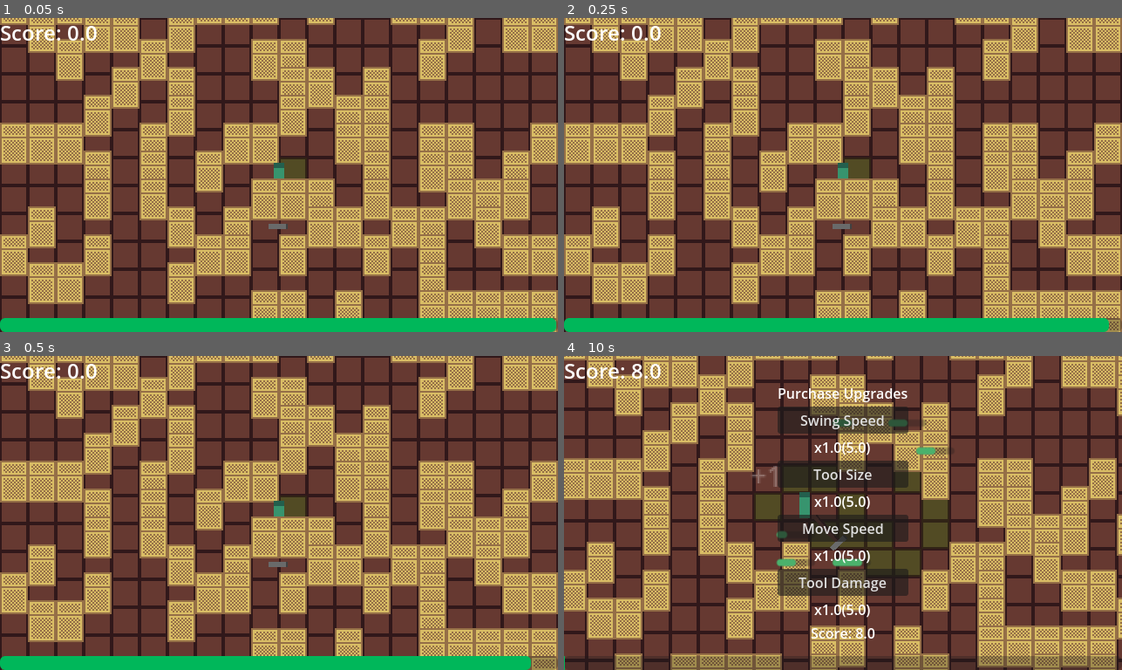
Above: before the commit, frames 1-4 (two rows, left to right).
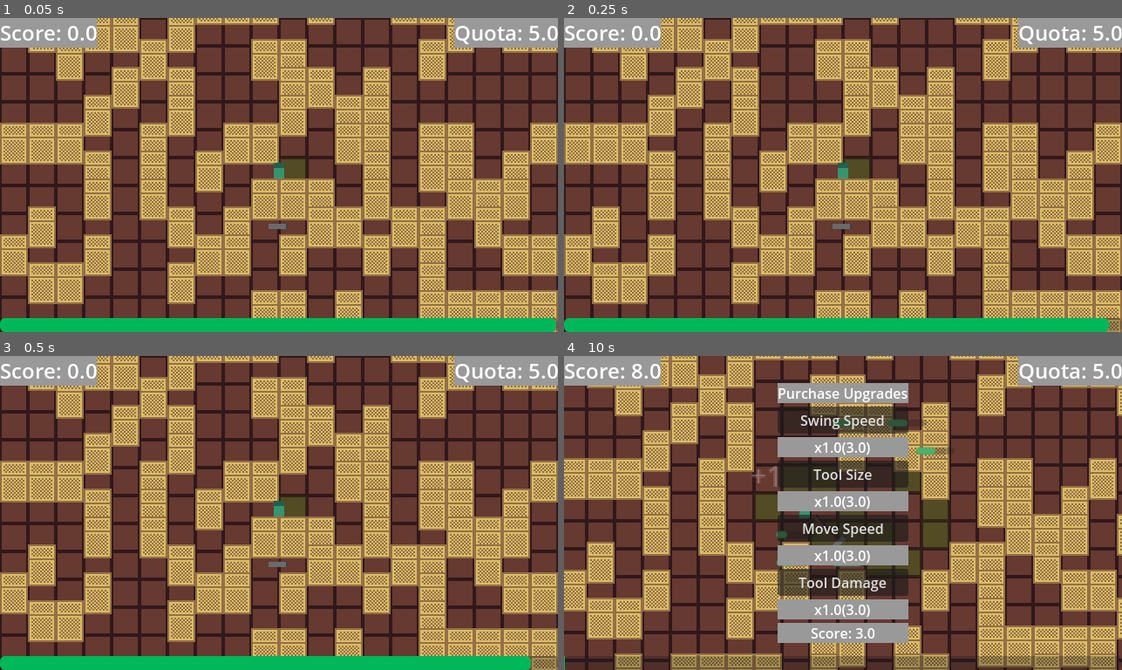
Above: after the commit, the same moments.

Repository: shuofsin/notsowingsimulator
Game: Godot game, scene res://Scenes/Worlds/test_world.tscn
Same seed, same stepped clock (60 frames per second), same inputs: the game is played once before the commit and once after it.
Inputs (mouse positions are in pixels of both pictures, inside the frame that each line leads up to):
- Up to frame 1 (0.05 s): no input
- Up to frame 2 (0.25 s): no input
- Up to frame 3 (0.5 s): no input
- Up to frame 4 (10 s): move the mouse to (965, 497) at 0.52 s; hold D (move_right) 0.53-1.28 s; click (965, 497) at 0.6 s; move the mouse to (731, 528) at 1.27 s; hold S (move_down) 1.28-2.03 s; click (731, 528) at 1.35 s; move the mouse to (898, 443) at 2.02 s; hold D (move_right) 2.03-2.78 s; click (898, 443) at 2.1 s; move the mouse to (815, 575) at 2.77 s; hold W (move_up) 2.78-3.53 s; click (815, 575) at 2.85 s; move the mouse to (1010, 560) at 3.52 s; hold A (move_left) 3.53-5.03 s; click (1010, 560) at 3.6 s; move the mouse to (675, 465) at 4.27 s; click (675, 465) at 4.35 s; move the mouse to (870, 513) at 5.02 s; hold S (move_down) 5.03-5.78 s; click (870, 513) at 5.1 s; move the mouse to (759, 434) at 5.77 s; hold D (move_right) 5.78-6.53 s; click (759, 434) at 5.85 s; move the mouse to (965, 497) at 6.52 s; hold W (move_up) 6.53-7.28 s; click (965, 497) at 6.6 s; move the mouse to (731, 528) at 7.27 s; hold D (move_right) 7.28-8.03 s; click (731, 528) at 7.35 s; move the mouse to (898, 443) at 8.02 s; hold S (move_down) 8.03-8.78 s; click (898, 443) at 8.1 s; move the mouse to (815, 575) at 8.77 s; hold A (move_left) 8.78-9.53 s; click (815, 575) at 8.85 s; move the mouse to (1010, 560) at 9.52 s; hold W (move_up) from 9.53 s (still down); click (1010, 560) at 9.6 s

The runs differ from the first frame. In frame 1, 3.2% of the frame differs, in the area x 0-100%, y 0-10%; in frame 2, 3.2%; in frame 3, 3.2%; in frame 4, 12%, in the area x 0-100%, y 0-92%.

Commit message:
Scaling, ui, and slight refactor

Diff:
--- a/Scenes/GUI/score.tscn
+++ b/Scenes/GUI/score.tscn
@@ -1,6 +1,10 @@
-[gd_scene load_steps=2 format=3 uid="uid://dtfp4qw160bvq"]
+[gd_scene load_steps=4 format=3 uid="uid://dtfp4qw160bvq"]
 
 [ext_resource type="Script" uid="uid://wn32oo6yr7be" path="res://Scripts/GUI/score.gd" id="1_b33dj"]
+
+[sub_resource type="StyleBoxFlat" id="StyleBoxFlat_b33dj"]
+
+[sub_resource type="StyleBoxFlat" id="StyleBoxFlat_iy1wj"]
 
 [node name="Score" type="CanvasLayer"]
 layer = 2
@@ -12,4 +16,18 @@
 offset_right = 40.0
 offset_bottom = 23.0
 theme_override_font_sizes/font_size = 24
+theme_override_styles/normal = SubResource("StyleBoxFlat_b33dj")
 text = "Score:"
+
+[node name="QuotaLabel" type="Label" parent="."]
+unique_name_in_owner = true
+anchors_preset = 1
+anchor_left = 1.0
+anchor_right = 1.0
+offset_left = -40.0
+offset_bottom = 23.0
+grow_horizontal = 0
+theme_override_font_sizes/font_size = 24
+theme_override_styles/normal = SubResource("StyleBoxFlat_iy1wj")
+text = "Quota: "
+horizontal_alignment = 2
--- a/Scenes/GUI/upgrade_screen.tscn
+++ b/Scenes/GUI/upgrade_screen.tscn
@@ -1,6 +1,18 @@
-[gd_scene load_steps=2 format=3 uid="uid://dom5n6h1hyxmo"]
+[gd_scene load_steps=8 format=3 uid="uid://dom5n6h1hyxmo"]
 
 [ext_resource type="Script" uid="uid://dayirqt8iecj2" path="res://Scripts/GUI/upgrade_screen.gd" id="1_mc7gl"]
+
+[sub_resource type="StyleBoxFlat" id="StyleBoxFlat_occpb"]
+
+[sub_resource type="StyleBoxFlat" id="StyleBoxFlat_mc7gl"]
+
+[sub_resource type="StyleBoxFlat" id="StyleBoxFlat_yonoe"]
+
+[sub_resource type="StyleBoxFlat" id="StyleBoxFlat_ggui3"]
+
+[sub_resource type="StyleBoxFlat" id="StyleBoxFlat_pr2i6"]
+
+[sub_resource type="StyleBoxFlat" id="StyleBoxFlat_s7gvy"]
 
 [node name="UpgradeScreen" type="CanvasLayer"]
 layer = 3
@@ -21,6 +33,7 @@
 
 [node name="TitleLabel" type="Label" parent="VBoxContainer"]
 layout_mode = 2
+theme_override_styles/normal = SubResource("StyleBoxFlat_occpb")
 text = "Purchase Upgrades"
 
 [node name="SwingContainer" type="VBoxContainer" parent="VBoxContainer"]
@@ -34,6 +47,7 @@
 [node name="SwingLabel" type="Label" parent="VBoxContainer/SwingContainer"]
 unique_name_in_owner = true
 layout_mode = 2
+theme_override_styles/normal = SubResource("StyleBoxFlat_mc7gl")
 text = "1.0"
 horizontal_alignment = 1
 
@@ -49,6 +63,7 @@
 [node name="ToolLabel" type="Label" parent="VBoxContainer/ToolContainer"]
 unique_name_in_owner = true
 layout_mode = 2
+theme_override_styles/normal = SubResource("StyleBoxFlat_yonoe")
 text = "1.0"
 horizontal_alignment = 1
 
@@ -64,6 +79,7 @@
 [node name="SpeedLabel" type="Label" parent="VBoxContainer/SpeedContainer"]
 unique_name_in_owner = true
 layout_mode = 2
+theme_override_styles/normal = SubResource("StyleBoxFlat_ggui3")
 text = "1.0"
 horizontal_alignment = 1
 
@@ -79,11 +95,13 @@
 [node name="DamageLabel" type="Label" parent="VBoxContainer/DamageContainer"]
 unique_name_in_owner = true
 layout_mode = 2
+theme_override_styles/normal = SubResource("StyleBoxFlat_pr2i6")
 text = "1.0"
 horizontal_alignment = 1
 
 [node name="ScoreLabel" type="Label" parent="VBoxContainer"]
 unique_name_in_owner = true
 layout_mode = 2
+theme_override_styles/normal = SubResource("StyleBoxFlat_s7gvy")
 text = "Wheat: 100"
 horizontal_alignment = 1
--- a/Scripts/Enemy/phantom_spawner.gd
+++ b/Scripts/Enemy/phantom_spawner.gd
@@ -1,14 +1,14 @@
 extends Node2D
 
 var spawn_timer: float
-var TIME_BETWEEN_SPAWNS: float = 3.0
+var time_between_spawns: float = 3.0
 var phantom: PackedScene = preload("res://Scenes/Enemy/temp_phantom.tscn")
 var viewport_size: Vector2 = Vector2(640, 360)
 enum SIDES {LEFT, RIGHT, DOWN, UP}
 
 func _ready() -> void:
 	Global.spawner = self
-	spawn_timer = TIME_BETWEEN_SPAWNS
+	spawn_timer = time_between_spawns
 
 func _physics_process(delta: float) -> void:
 	spawn_timer -= delta
@@ -34,4 +34,4 @@
 			var new_x: float = randf_range(extents.left, extents.right)
 			new_phantom.global_position = Vector2(new_x, extents.down + 16)
 		get_parent().add_child(new_phantom)
-		spawn_timer = TIME_BETWEEN_SPAWNS
+		spawn_timer = time_between_spawns
--- a/Scripts/Environment/temp_block.gd
+++ b/Scripts/Environment/temp_block.gd
@@ -4,6 +4,11 @@
 @onready var health_component: HealthComponent = %HealthComponent
 @onready var progress_bar: ProgressBar = %ProgressBar
 var cell_position: Vector2
+var health: int = 100
+
+func _ready() -> void:
+	health_component.MAX_HEALTH = health
+	health_component.health = health
 
 func _process(_delta: float) -> void:
 	if health_component.health <= 0:
--- a/Scripts/Environment/temp_tile_map.gd
+++ b/Scripts/Environment/temp_tile_map.gd
@@ -3,6 +3,7 @@
 
 const WORLD_DENSITY: int = 5
 var block_scene: PackedScene = preload("res://Scenes/Environment/temp_block.tscn")
+var block_health: int = 100;
 
 func _ready() -> void:
 	Global.map = self
@@ -39,6 +40,7 @@
 				var new_block: StaticBody2D = block_scene.instantiate()
 				new_block.global_position = to_global(map_to_local(cell_coords))
 				new_block.cell_position = cell_coords
+				new_block.health = block_health;
 				get_parent().add_child.call_deferred(new_block)
 				continue
 			set_cell(cell_coords, 0, Vector2i(1, 0), 0)
--- a/Scripts/GUI/score.gd
+++ b/Scripts/GUI/score.gd
@@ -1,9 +1,12 @@
 extends CanvasLayer
 
 @onready var score_label: Label = %ScoreLabel
+@onready var quota_label: Label = %QuotaLabel
 
 func _process(_delta: float) -> void:
-	score_label.text = "Score: " + str(Global.score);
+	score_label.text = "Score: " + ("%0.1f" % Global.score);
+	quota_label.text = "Quota: " + ("%0.1f" % Global.quota);
+
 	if Global.state == "menu":
 		visible = false
 	else:
--- a/Scripts/GUI/time_bar.gd
+++ b/Scripts/GUI/time_bar.gd
@@ -21,6 +21,9 @@
 		Global.player.set_process(false)
 		Global.spawner.set_physics_process(false)
 		Global.state = "menu"
+		Global.score -= Global.quota
+		if Global.score <= 0:
+			get_tree().quit();
 		_clear_phantoms()
 		timer.start(total_time)
 		return
@@ -28,6 +31,9 @@
 		Global.player.set_physics_process(true)
 		Global.player.set_process(true)
 		Global.spawner.set_physics_process(true)
+		Global.spawner.time_between_spawns *= 0.95
+		Global.map.block_health = int(Global.map.block_health * 1.1)
+		Global.quota *= 1.1
 		Global.state = "game"
 		timer.start(total_time)
 		return
--- a/Scripts/GUI/upgrade_screen.gd
+++ b/Scripts/GUI/upgrade_screen.gd
@@ -11,10 +11,10 @@
 @onready var score_label: Label = %ScoreLabel
 
 
-var swing_cost: float = 5.0
-var tool_cost: float = 5.0
-var speed_cost: float = 5.0
-var damage_cost: float = 5.0
+var swing_cost: float = 3.0
+var tool_cost: float = 3.0
+var speed_cost: float = 3.0
+var damage_cost: float = 3.0
 
 func _ready() -> void:
 	visible = false
@@ -29,12 +29,12 @@
 	if Global.state == "game":
 		visible = false
 
-	swing_label.text = "x" + str(Global.player.stats.swing_speed) + "(" + str(swing_cost) + ")"
-	tool_label.text = "x" + str(Global.player.stats.tool_scale) + "(" + str(tool_cost) + ")"
-	speed_label.text = "x" + str(Global.player.stats.speed) + "(" + str(speed_cost) + ")"
-	damage_label.text = "x" + str(Global.player.stats.tool_damage) + "(" + str(damage_cost) + ")"
+	swing_label.text = "x" + ("%0.1f" % Global.player.stats.swing_speed) + "(" + ("%0.1f" % swing_cost) + ")"
+	tool_label.text = "x" + ("%0.1f" % Global.player.stats.tool_scale) + "(" + ("%0.1f" % tool_cost) + ")"
+	speed_label.text = "x" + ("%0.1f" % Global.player.stats.speed) + "(" + ("%0.1f" % speed_cost) + ")"
+	damage_label.text = "x" + ("%0.1f" % Global.player.stats.tool_damage) + "(" + ("%0.1f" % damage_cost) + ")"
 
-	score_label.text = "Score: " + str(Global.score)
+	score_label.text = "Score: " + ("%0.1f" % Global.score)
 
 	pass
 
--- a/Scripts/System/global.gd
+++ b/Scripts/System/global.gd
@@ -1,6 +1,7 @@
 extends Node
 
 var score: float = 0;
+var quota: float = 5;
 var player: Player
 var map: Map
 var state: String = "game"
Not shown, changed: README.md
